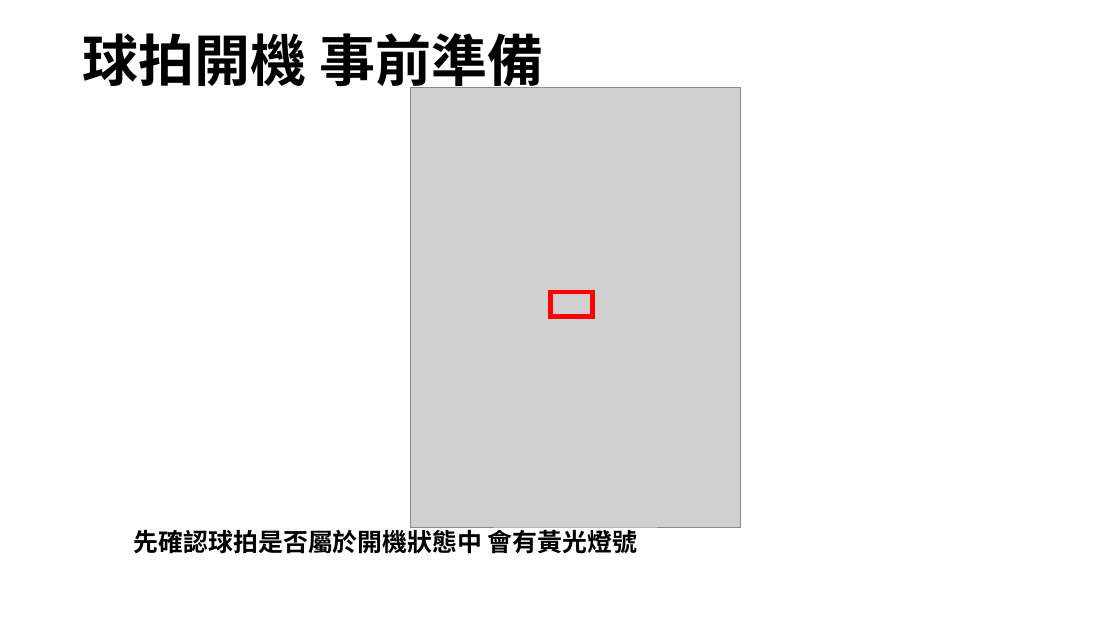
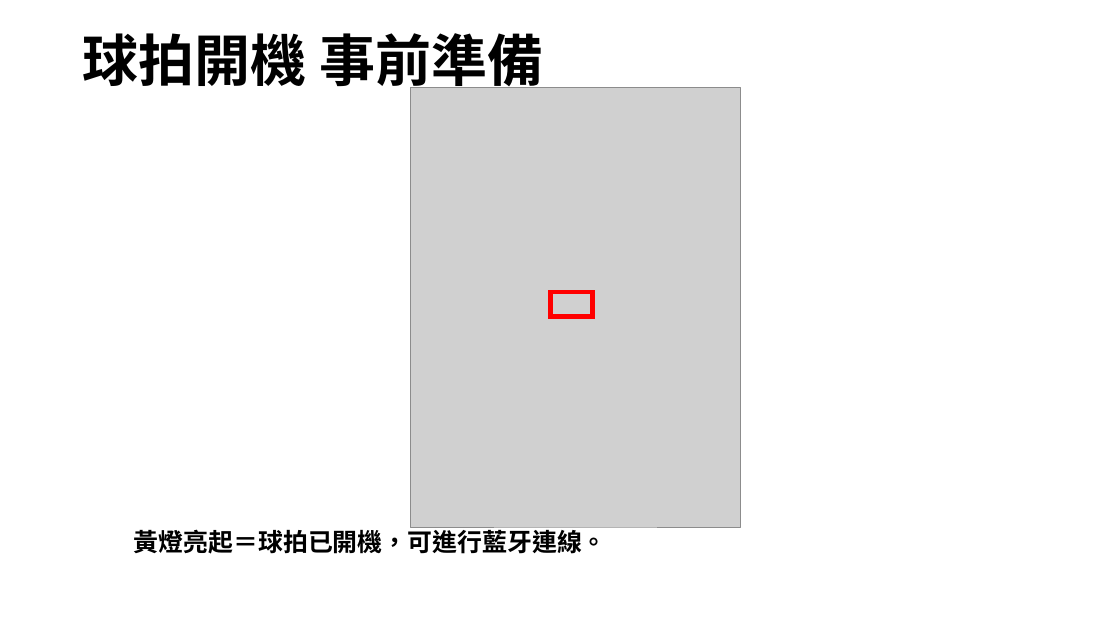
Before and after one commit to ASAS0326/ble_Super_Smart_Racket, a slide deck: slide 6 of Super_Smart_Racket使用手冊 .pptx. Drawn at 1120x630 pixels with LibreOffice and Linux fonts; fonts in the diff are those of the drawing; grey boxes stand for pictures; background and template pictures are left out. Boxes give left, top, right and bottom in pixels: in the first picture for what was removed or moved away, otherwise in the second. Text is boxed around its words. In the diff, an @@ line names an element or a change of style, - is before the commit and + after.

```diff
--- a/Super_Smart_Racket使用手冊 .pptx
+++ b/Super_Smart_Racket使用手冊 .pptx
@@ text at [134,525,607,554]: text changed @@
-先確認球拍是否屬於開機狀態中 會有黃光燈號
+黃燈亮起＝球拍已開機，可進行藍牙連線。
```
Also in this commit, not shown: 9 other slides changed, 1 other file.
